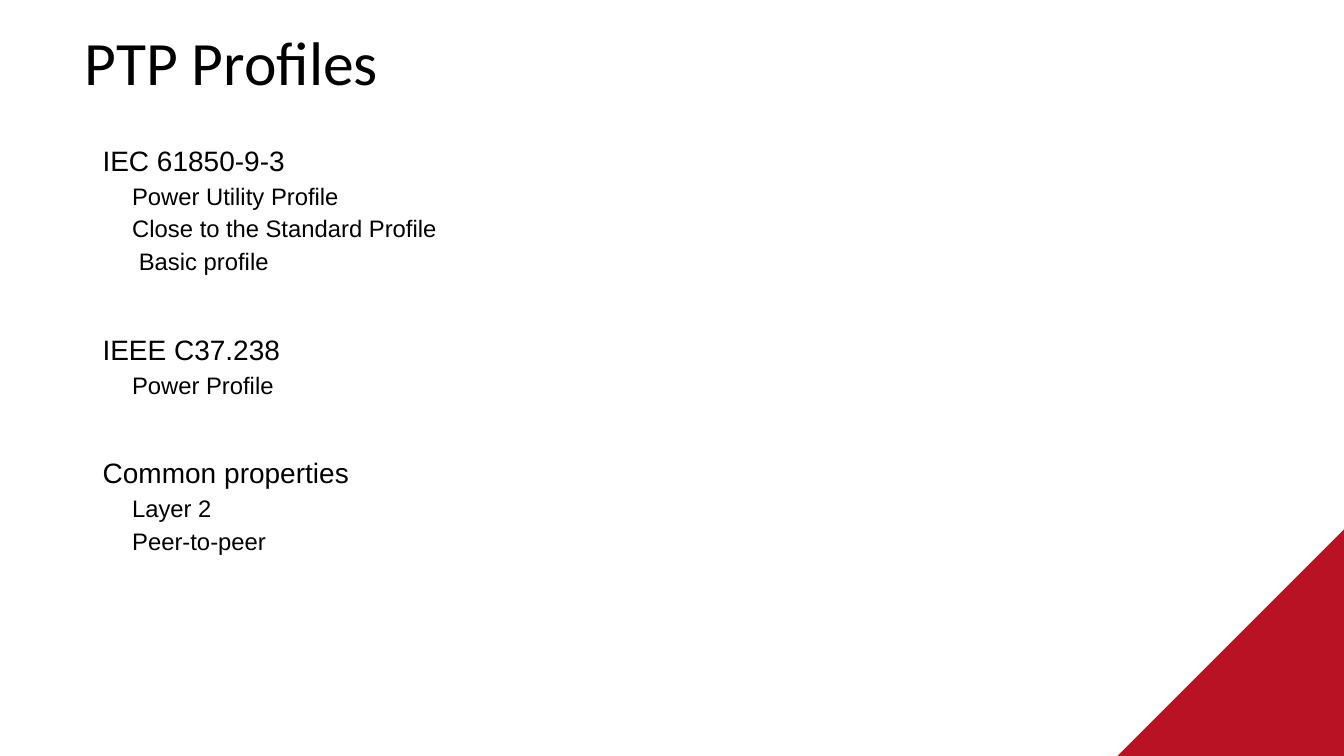
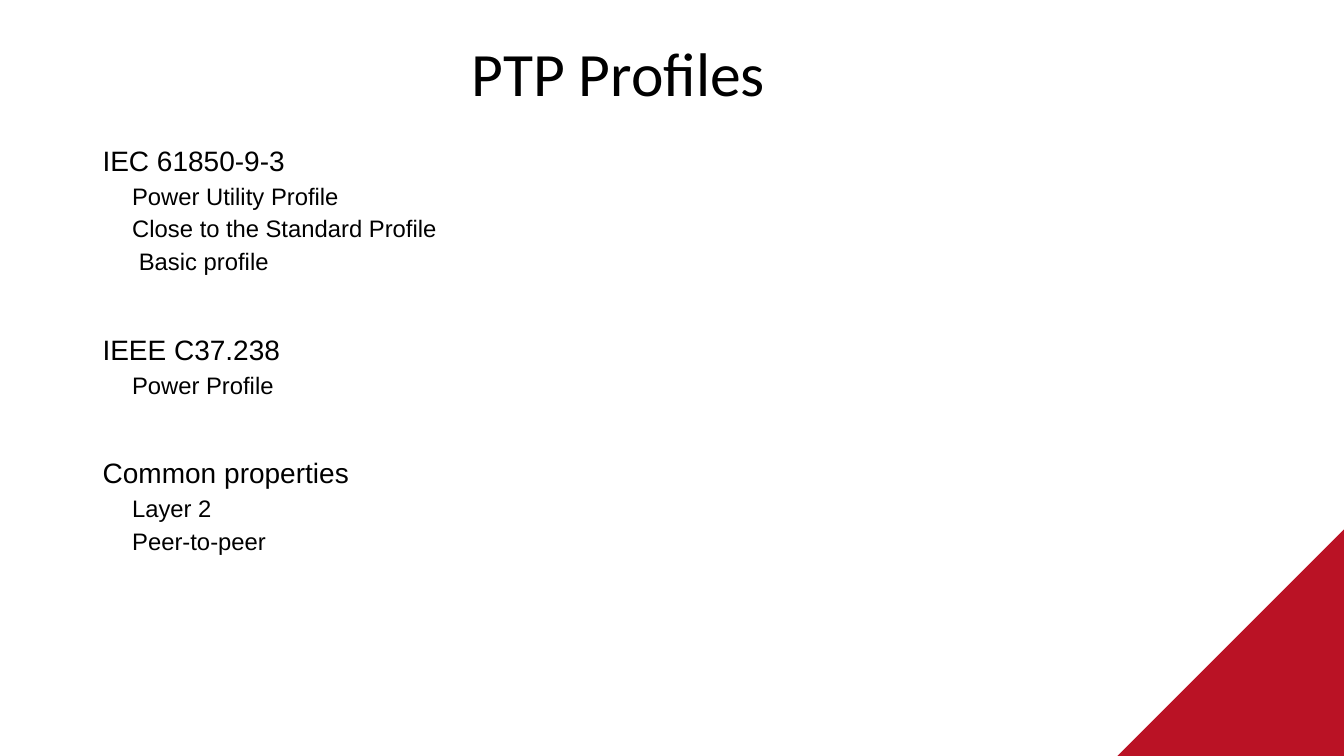
Before and after one commit to SiwaNetwork/QUANTUM, a slide deck: slide 6 of Time-Card/ДОКУМЕНТЫ/МАТЕРИАЛ СТАТЬИ/Применение в энергетике испанский.pptx. Drawn at 1344x756 pixels with LibreOffice and Linux fonts; fonts in the diff are those of the drawing. Boxes give left, top, right and bottom in pixels: in the first picture for what was removed or moved away, otherwise in the second. Text is boxed around its words. In the diff, an @@ line names an element or a change of style, - is before the commit and + after.

```diff
--- a/Time-Card/ДОКУМЕНТЫ/МАТЕРИАЛ СТАТЬИ/Применение в энергетике испанский.pptx
+++ b/Time-Card/ДОКУМЕНТЫ/МАТЕРИАЛ СТАТЬИ/Применение в энергетике испанский.pptx
@@ title "PTP Profiles": place and size @@
-title "PTP Profiles" at box(85, 42, 378, 86)
+title "PTP Profiles" at box(472, 53, 765, 97)
```
Also in this commit, not shown: 16 other slides changed, 4 other files.
